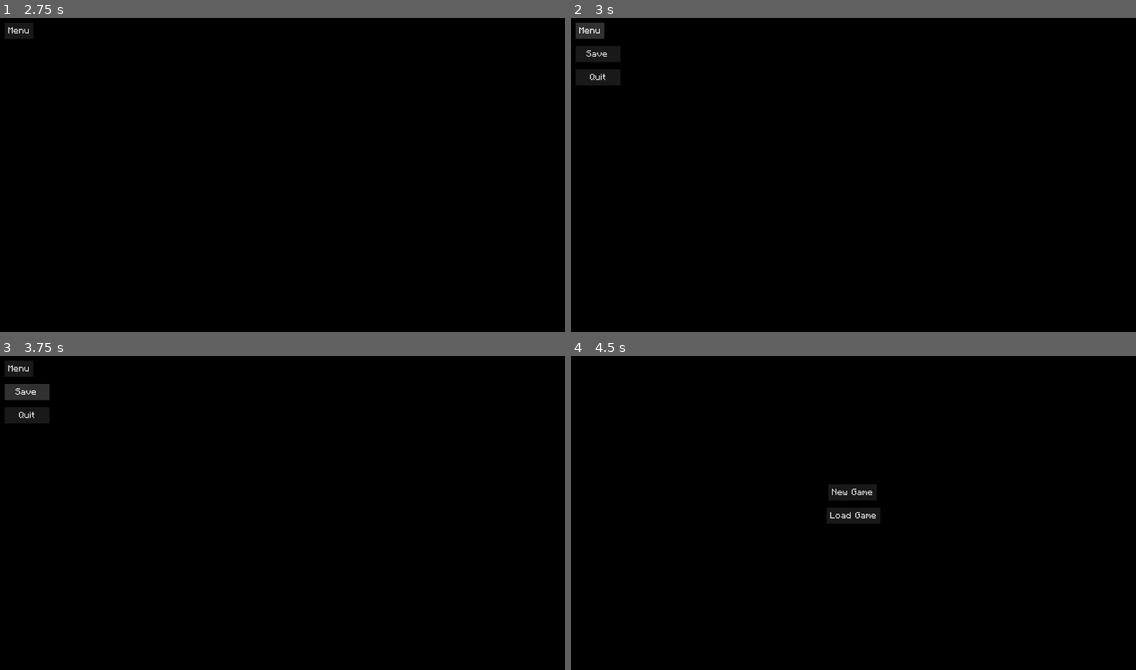
Above: before the commit, frames 1-4 (two rows, left to right).
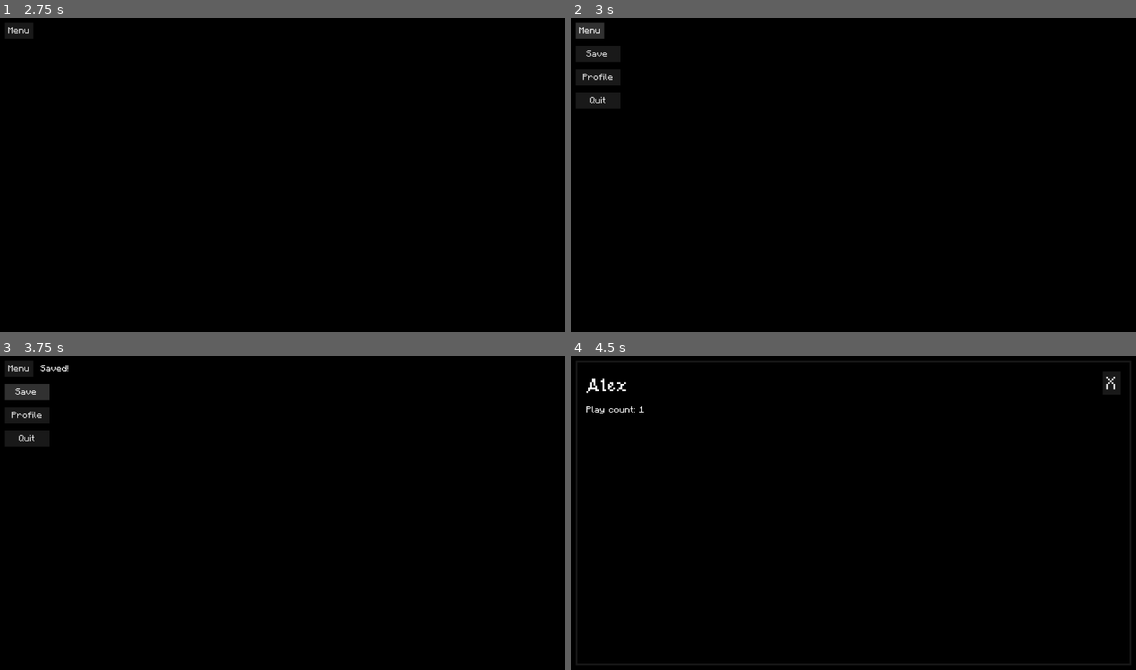
Above: after the commit, the same moments.

Repository: refrka/goRPG
Game: Godot game, scene res://game.tscn
Two runs of this game, one before a commit and one after it. Both use one fixed random seed, a clock stepped at 60 frames per second and the inputs below.
Inputs (mouse positions are in pixels of both pictures, inside the frame that each line leads up to):
- Up to frame 1 (2.75 s): click "New Game" at 0.5 s; click (299, 149) at 1.27 s; type "Alex" at 1.35 s; click "Create Game" at 2 s
- Up to frame 2 (3 s): click "Menu" at 2.75 s
- Up to frame 3 (3.75 s): click "Save" at 3.5 s
- Up to frame 4 (4.5 s): click (599, 415) at 4.25 s, where only the run after the commit has a clickable "Profile"

Frame 1 is identical in both runs. In frame 2, 0.4% of the frame differs, in the area x 0-9%, y 17-29%; in frame 3, 0.5%; in frame 4, 1.3%, in the area x 2-98%, y 5-54%.

Commit message:
Quit and save confirmation.

Diff:
--- a/autoloads/Enums.gd
+++ b/autoloads/Enums.gd
@@ -13,4 +13,5 @@
 enum SceneKey {
 	MAIN_MENU,
 	MAIN_GAME,
+	PLAYER_PROFILE,
 }
--- a/autoloads/Reference.gd
+++ b/autoloads/Reference.gd
@@ -13,6 +13,10 @@
 		"path": "res://main/main_game.tscn",
 		"name": "Main Game"
 	},
+	SceneKey.PLAYER_PROFILE: {
+		"path": "res://player/player_profile.tscn",
+		"name": "Player Profile"
+	},
 }
 
 func get_scene_path(key: SceneKey) -> String:
--- a/autoloads/Signals.gd
+++ b/autoloads/Signals.gd
@@ -8,3 +8,5 @@
 signal GAME_started(game: Node) # at end if game.gd _ready()
 signal GAME_save_loaded(save_file: ConfigFile) # upon successful load of a save
 signal GAME_update_save(section: String, key: String, value: Variant) # in many places
+
+signal PLAYER_profile_closed # when the profile closes
--- a/game.gd
+++ b/game.gd
@@ -18,3 +18,8 @@
 	SceneHandler.add_scene(Enums.SceneKey.MAIN_GAME, game_root)
 	var play_count = SaveHandler.get_save_value("Save", "play_count")
 	Signals.GAME_update_save.emit("Save", "play_count", play_count + 1)
+	SaveHandler.save()
+
+func _unhandled_input(input: InputEvent) -> void:
+	if input.is_action_pressed("debug_log"):
+		Debug.print_error_log()
--- a/main/main_game.gd
+++ b/main/main_game.gd
@@ -1,27 +1,47 @@
 extends Control
 
+var main_game_root: SceneHandler.Root
+
 func _ready() -> void:
+	main_game_root = SceneHandler.add_root(self)
 	_connect_signals()
 	%MenuList.visible = false
+	%QuitConfirm.visible = false
 	%MenuButton.pressed.connect(_show_game_menu)
 	%MenuSaveButton.pressed.connect(_save_game)
+	%MenuProfileButton.pressed.connect(_open_profile)
 	%MenuQuitButton.pressed.connect(_quit_game)
+	%QuitSaveButton.pressed.connect(_save_game)
+	%QuitQuitButton.pressed.connect(_quit_game.bind(true))
 	gui_input.connect(_select_bg)
 
 func _connect_signals() -> void:
-	pass
+	Signals.PLAYER_profile_closed.connect(func():%MenuButton.visible = true)
 
 func _hide_game_menu() -> void:
 	if %MenuButton.pressed.is_connected(_hide_game_menu):
 		%MenuButton.pressed.disconnect(_hide_game_menu)
 		%MenuButton.pressed.connect(_show_game_menu)
+	%SaveConfirmLabel.text = ""
+	%QuitConfirm.visible = false
 	%MenuList.visible = false
 
-func _quit_game() -> void:
+func _open_profile() -> void:
+	%MenuList.visible = false
+	%MenuButton.visible = false
+	%MenuButton.pressed.disconnect(_hide_game_menu)
+	%MenuButton.pressed.connect(_show_game_menu)
+	SceneHandler.add_scene(Enums.SceneKey.PLAYER_PROFILE, main_game_root)
+
+func _quit_game(_confirmed:=false) -> void:
+	if !_confirmed:
+		%QuitConfirm.visible = true
+		return
 	queue_free()
 	Signals.GAME_quit.emit()
 
 func _save_game() -> void:
+	%SaveConfirmLabel.text = "Saved!"
 	SaveHandler.save()
 
 func _select_bg(input: InputEvent) -> void:
--- a/main/main_game.tscn
+++ b/main/main_game.tscn
@@ -34,12 +34,23 @@
 [node name="VBoxContainer" type="VBoxContainer" parent="GameUI/MarginContainer"]
 layout_mode = 2
 
-[node name="MenuButton" type="Button" parent="GameUI/MarginContainer/VBoxContainer"]
+[node name="HBoxContainer" type="HBoxContainer" parent="GameUI/MarginContainer/VBoxContainer"]
+layout_mode = 2
+
+[node name="MenuButton" type="Button" parent="GameUI/MarginContainer/VBoxContainer/HBoxContainer"]
 unique_name_in_owner = true
 layout_mode = 2
 size_flags_horizontal = 0
 size_flags_vertical = 0
 text = "Menu"
+
+[node name="SaveConfirmLabel" type="RichTextLabel" parent="GameUI/MarginContainer/VBoxContainer/HBoxContainer"]
+unique_name_in_owner = true
+layout_mode = 2
+bbcode_enabled = true
+fit_content = true
+autowrap_mode = 0
+vertical_alignment = 1
 
 [node name="MarginContainer" type="MarginContainer" parent="GameUI/MarginContainer/VBoxContainer"]
 layout_mode = 2
@@ -47,9 +58,9 @@
 
 [node name="MenuList" type="VBoxContainer" parent="GameUI/MarginContainer/VBoxContainer/MarginContainer"]
 unique_name_in_owner = true
-visible = false
 custom_minimum_size = Vector2(25, 0)
 layout_mode = 2
+size_flags_horizontal = 0
 mouse_filter = 2
 
 [node name="MenuSaveButton" type="Button" parent="GameUI/MarginContainer/VBoxContainer/MarginContainer/MenuList"]
@@ -57,7 +68,54 @@
 layout_mode = 2
 text = "Save"
 
+[node name="MenuProfileButton" type="Button" parent="GameUI/MarginContainer/VBoxContainer/MarginContainer/MenuList"]
+unique_name_in_owner = true
+layout_mode = 2
+text = "Profile"
+
 [node name="MenuQuitButton" type="Button" parent="GameUI/MarginContainer/VBoxContainer/MarginContainer/MenuList"]
 unique_name_in_owner = true
 layout_mode = 2
 text = "Quit"
+
+[node name="QuitConfirm" type="PanelContainer" parent="GameUI"]
+unique_name_in_owner = true
+visible = false
+custom_minimum_size = Vector2(65, 0)
+layout_mode = 0
+offset_left = 32.0
+offset_top = 44.0
+offset_right = 42.0
+offset_bottom = 58.0
+
+[node name="MarginContainer" type="MarginContainer" parent="GameUI/QuitConfirm"]
+layout_mode = 2
+theme_override_constants/margin_left = 2
+theme_override_constants/margin_top = 2
+theme_override_constants/margin_right = 2
+theme_override_constants/margin_bottom = 2
+
+[node name="VBoxContainer" type="VBoxContainer" parent="GameUI/QuitConfirm/MarginContainer"]
+layout_mode = 2
+
+[node name="RichTextLabel" type="RichTextLabel" parent="GameUI/QuitConfirm/MarginContainer/VBoxContainer"]
+layout_mode = 2
+bbcode_enabled = true
+text = "It is recommended to save before quitting."
+fit_content = true
+horizontal_alignment = 1
+
+[node name="HBoxContainer" type="HBoxContainer" parent="GameUI/QuitConfirm/MarginContainer/VBoxContainer"]
+layout_mode = 2
+
+[node name="QuitSaveButton" type="Button" parent="GameUI/QuitConfirm/MarginContainer/VBoxContainer/HBoxContainer"]
+unique_name_in_owner = true
+layout_mode = 2
+size_flags_horizontal = 3
+text = "Save"
+
+[node name="QuitQuitButton" type="Button" parent="GameUI/QuitConfirm/MarginContainer/VBoxContainer/HBoxContainer"]
+unique_name_in_owner = true
+layout_mode = 2
+size_flags_horizontal = 3
+text = "Confirm Quit"
--- /dev/null
+++ b/player/player_profile.gd
@@ -0,0 +1,12 @@
+extends Control
+
+func _ready() -> void:
+	var player_name = SaveHandler.get_save_value("Player", "name")
+	var play_count = SaveHandler.get_save_value("Save", "play_count")
+	%PlayerNameLabel.text = player_name
+	%PlayCountLabel.text = "Play count: %s" % play_count
+	%CloseProfileButton.pressed.connect(_close_profile)
+
+func _close_profile() -> void:
+	Signals.PLAYER_profile_closed.emit()
+	queue_free()
--- /dev/null
+++ b/player/player_profile.tscn
@@ -0,0 +1,79 @@
+[gd_scene load_steps=4 format=3 uid="uid://drwis8yrw78ss"]
+
+[ext_resource type="Script" uid="uid://cocki2sy0tgyu" path="res://player/player_profile.gd" id="1_5h0j8"]
+[ext_resource type="FontFile" uid="uid://cv1f6qm6dc3m0" path="res://resources/Piacevoli.ttf" id="1_g5rnr"]
+
+[sub_resource type="StyleBoxFlat" id="StyleBoxFlat_5h0j8"]
+bg_color = Color(0, 0, 0, 1)
+border_width_left = 1
+border_width_top = 1
+border_width_right = 1
+border_width_bottom = 1
+border_color = Color(0.0962047, 0.0962048, 0.0962046, 1)
+
+[node name="PlayerProfile" type="Control"]
+layout_mode = 3
+anchors_preset = 15
+anchor_right = 1.0
+anchor_bottom = 1.0
+grow_horizontal = 2
+grow_vertical = 2
+script = ExtResource("1_5h0j8")
+
+[node name="MarginContainer" type="MarginContainer" parent="."]
+layout_mode = 1
+anchors_preset = 15
+anchor_right = 1.0
+anchor_bottom = 1.0
+grow_horizontal = 2
+grow_vertical = 2
+theme_override_constants/margin_left = 5
+theme_override_constants/margin_top = 5
+theme_override_constants/margin_right = 5
+theme_override_constants/margin_bottom = 5
+
+[node name="ProfilePanel" type="PanelContainer" parent="MarginContainer"]
+layout_mode = 2
+theme_override_styles/panel = SubResource("StyleBoxFlat_5h0j8")
+
+[node name="MarginContainer" type="MarginContainer" parent="MarginContainer/ProfilePanel"]
+layout_mode = 2
+theme_override_constants/margin_left = 5
+theme_override_constants/margin_top = 5
+theme_override_constants/margin_right = 5
+theme_override_constants/margin_bottom = 5
+
+[node name="Control" type="Control" parent="MarginContainer/ProfilePanel/MarginContainer"]
+layout_mode = 2
+
+[node name="VBoxContainer" type="VBoxContainer" parent="MarginContainer/ProfilePanel/MarginContainer/Control"]
+custom_minimum_size = Vector2(80, 0)
+layout_mode = 1
+
+[node name="PlayerNameLabel" type="RichTextLabel" parent="MarginContainer/ProfilePanel/MarginContainer/Control/VBoxContainer"]
+unique_name_in_owner = true
+layout_mode = 2
+theme_override_fonts/normal_font = ExtResource("1_g5rnr")
+theme_override_font_sizes/normal_font_size = 16
+bbcode_enabled = true
+fit_content = true
+autowrap_mode = 0
+
+[node name="PlayCountLabel" type="RichTextLabel" parent="MarginContainer/ProfilePanel/MarginContainer/Control/VBoxContainer"]
+unique_name_in_owner = true
+layout_mode = 2
+bbcode_enabled = true
+fit_content = true
+autowrap_mode = 0
+
+[node name="CloseProfileButton" type="Button" parent="MarginContainer/ProfilePanel/MarginContainer/Control"]
+unique_name_in_owner = true
+layout_mode = 1
+anchors_preset = 1
+anchor_left = 1.0
+anchor_right = 1.0
+offset_left = -4.0
+offset_bottom = 4.0
+grow_horizontal = 0
+theme_override_font_sizes/font_size = 8
+text = "X"
--- a/project.godot
+++ b/project.godot
@@ -43,6 +43,11 @@
 "events": [Object(InputEventMouseButton,"resource_local_to_scene":false,"resource_name":"","device":-1,"window_id":0,"a …(253 unchanged characters)…
 ]
 }
+debug_log={
+"deadzone": 0.2,
+"events": [Object(InputEventKey,"resource_local_to_scene":false,"resource_name":"","device":-1,"window_id":0,"alt_pressed":false,"shift_pressed":false,"ctrl_pressed":true,"meta_pressed":false,"pressed":false,"keycode":0,"physical_keycode":4194332,"key_label":0,"unicode":0,"location":0,"echo":false,"script":null)
+]
+}
 
 [rendering]
 
--- a/resources/game_theme.tres
+++ b/resources/game_theme.tres
@@ -50,6 +50,14 @@
 
 [sub_resource type="StyleBoxFlat" id="StyleBoxFlat_kyjye"]
 
+[sub_resource type="StyleBoxFlat" id="StyleBoxFlat_gvm15"]
+bg_color = Color(0, 0, 0, 1)
+border_width_left = 1
+border_width_top = 1
+border_width_right = 1
+border_width_bottom = 1
+border_color = Color(0.0962047, 0.0962048, 0.0962046, 1)
+
 [resource]
 default_font = ExtResource("1_ntlge")
 default_font_size = 4
@@ -62,6 +70,7 @@
 LineEdit/styles/focus = SubResource("StyleBoxEmpty_oitfk")
 LineEdit/styles/normal = SubResource("StyleBoxFlat_5c6gk")
 OptionButton/styles/pressed = SubResource("StyleBoxFlat_kyjye")
+PanelContainer/styles/panel = SubResource("StyleBoxFlat_gvm15")
 RichTextLabel/fonts/bold_font = ExtResource("1_oitfk")
 RichTextLabel/fonts/bold_italics_font = ExtResource("2_lyffh")
 RichTextLabel/fonts/italics_font = ExtResource("3_jqkxy")
Not shown, added: player/player_profile.gd.uid
Not shown: 1 places in resources/game_theme.tres that only renumber resources
Not shown, changed: todo.txt
